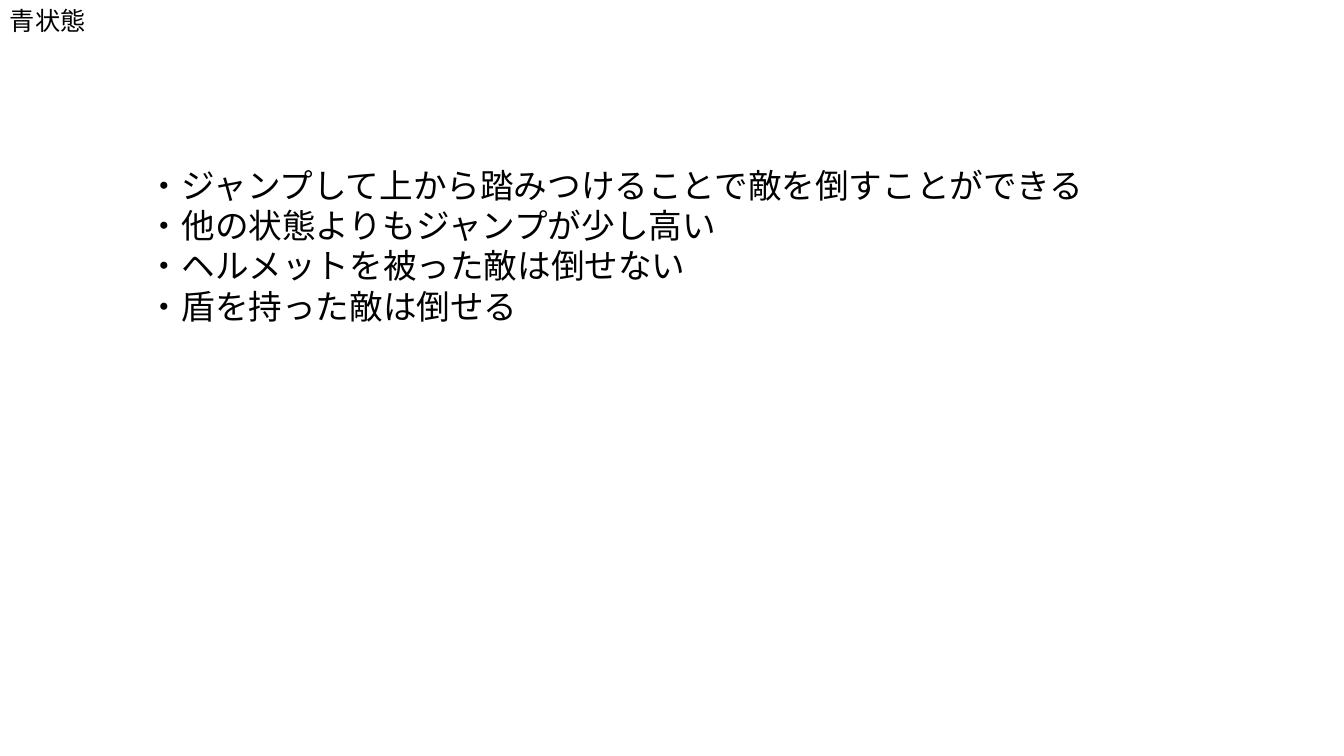
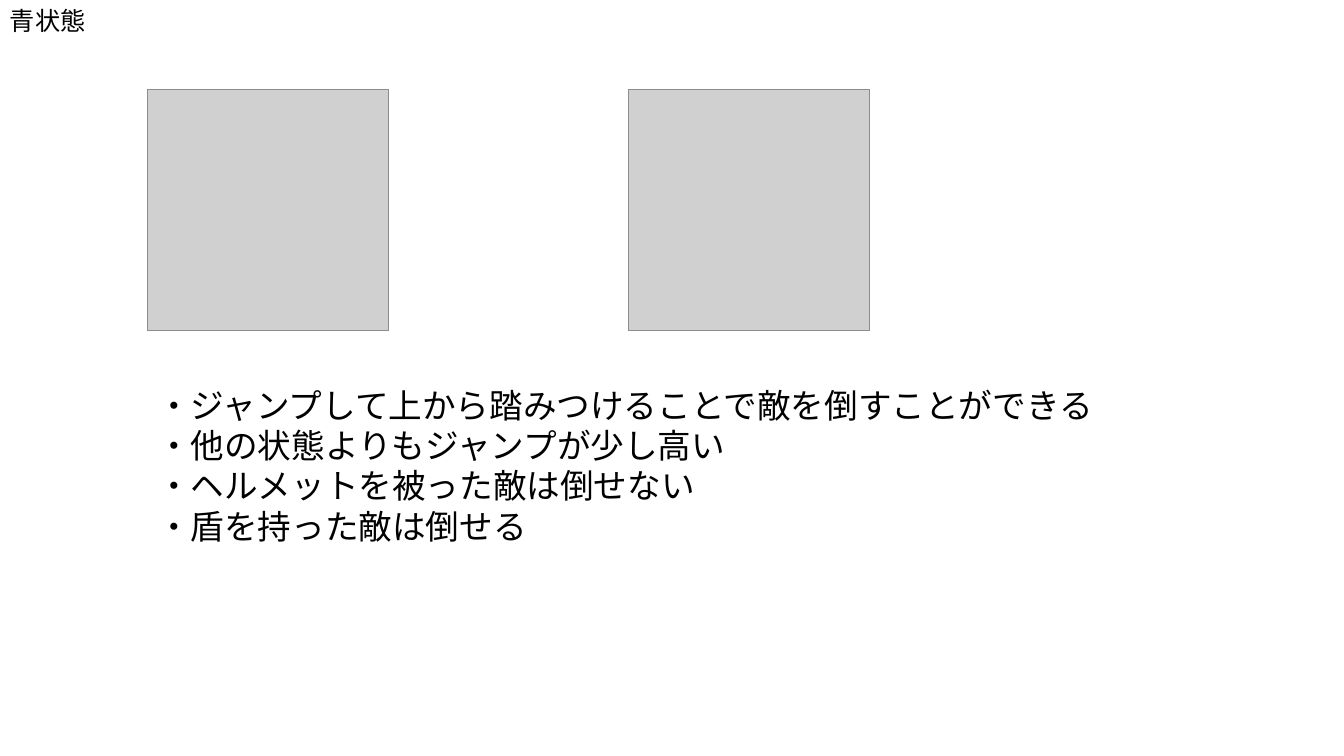
Before and after one commit to Akiyoshi-2/GameProbuctionPractice1, a slide deck: slide 2 of 仕様書/プレイヤー.pptx. Drawn at 1344x756 pixels with LibreOffice and Linux fonts; fonts in the diff are those of the drawing; grey boxes stand for pictures. Boxes give left, top, right and bottom in pixels: in the first picture for what was removed or moved away, otherwise in the second. Text is boxed around its words. In the diff, an @@ line names an element or a change of style, - is before the commit and + after.

```diff
--- a/仕様書/プレイヤー.pptx
+++ b/仕様書/プレイヤー.pptx
@@ picture added at box(147, 90, 389, 332) @@
@@ picture added at box(628, 90, 870, 332) @@
@@ text "・ジャンプして上から踏みつけることで敵を倒すことができる": place and size @@
-text "・ジャンプして上から踏みつけることで敵を倒すことができる" at box(148, 169, 1084, 322)
+text "・ジャンプして上から踏みつけることで敵を倒すことができる" at box(157, 389, 1093, 542)
```
Also in this commit, not shown: 2 other slides changed.
